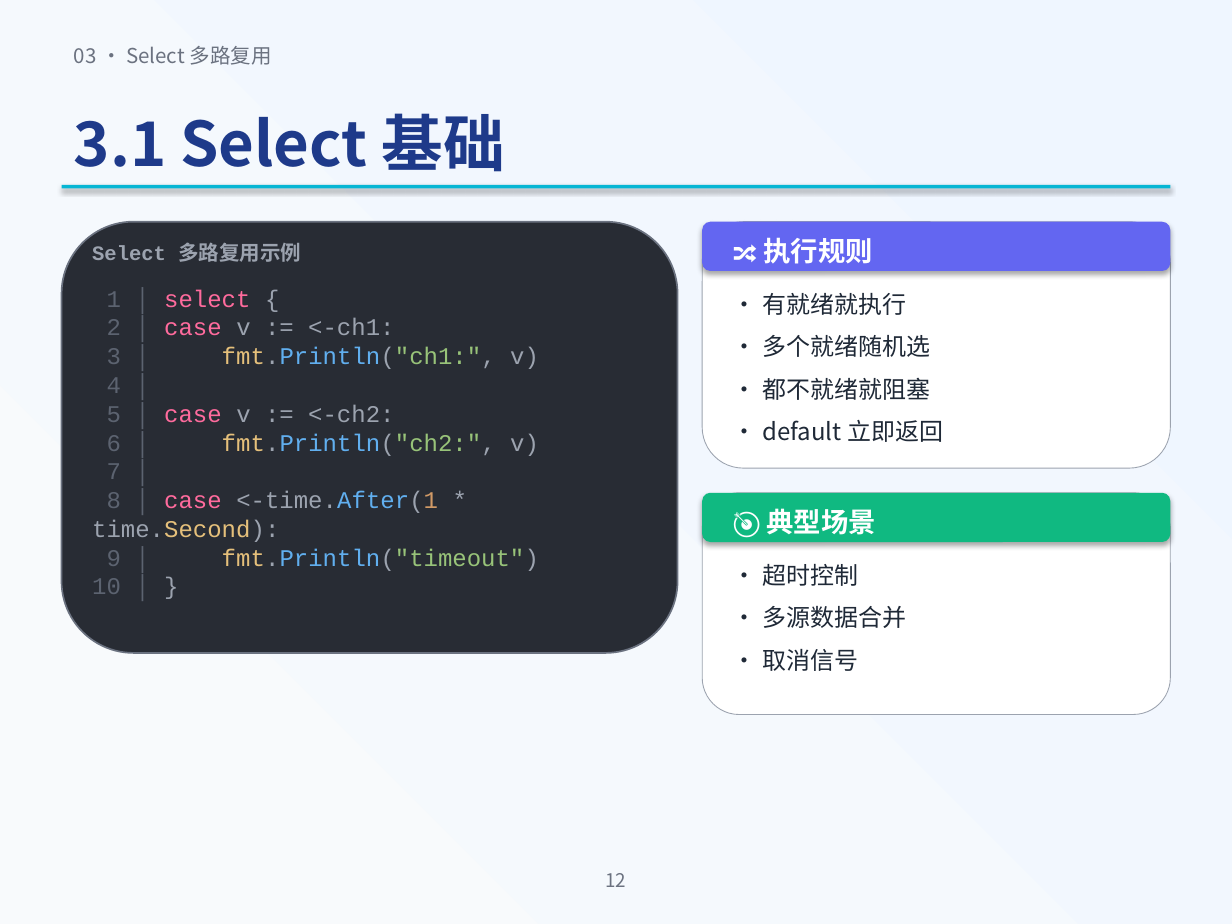
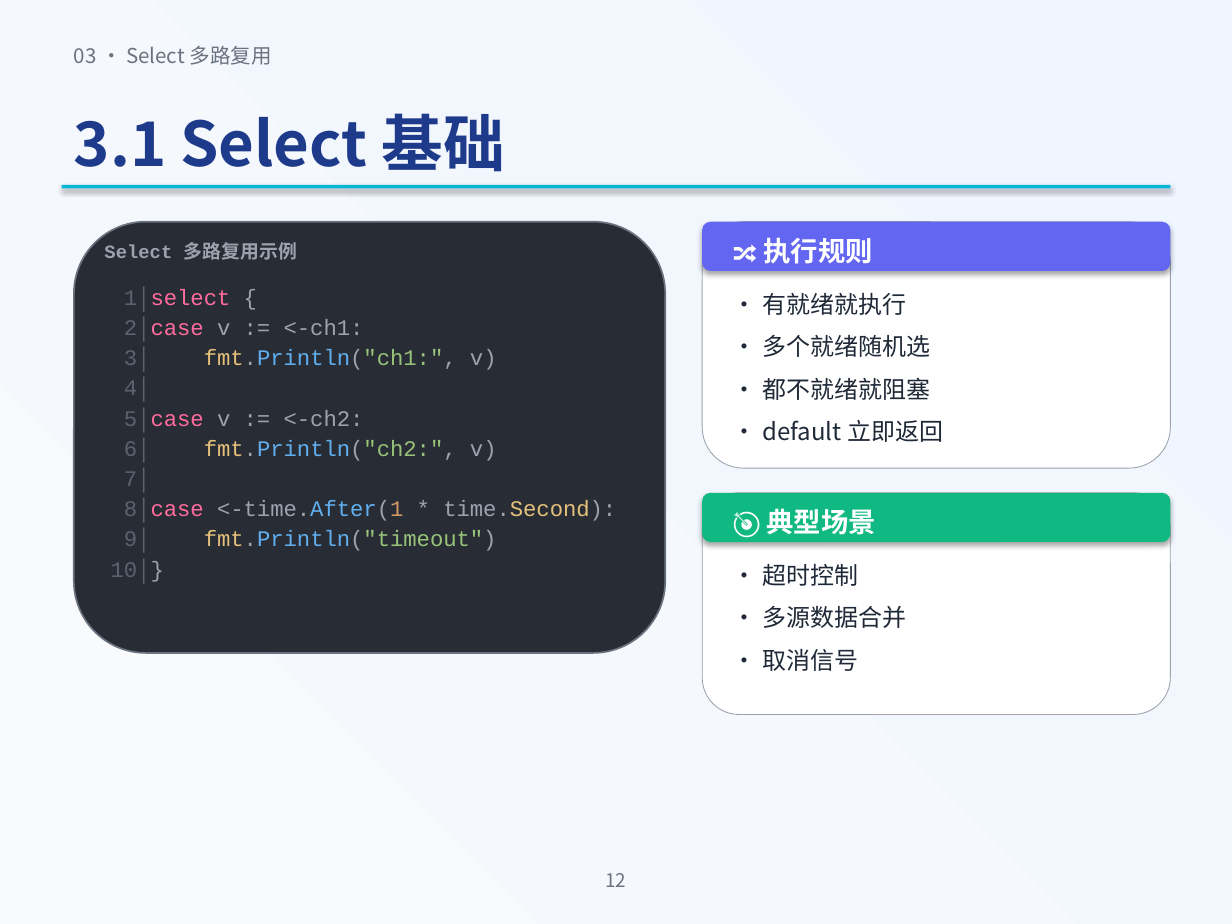
Before and after one commit to baiwangea/go-study, a slide deck: slide 10 of 03-go-concurrency/Go并发编程课程.pptx. Drawn at 1232x924 pixels with LibreOffice and Linux fonts; fonts in the diff are those of the drawing. Boxes give left, top, right and bottom in pixels: in the first picture for what was removed or moved away, otherwise in the second. Text is boxed around its words. In the diff, an @@ line names an element or a change of style, - is before the commit and + after.

```diff
--- a/03-go-concurrency/Go并发编程课程.pptx
+++ b/03-go-concurrency/Go并发编程课程.pptx
@@ rounded rectangle: place and size @@
-rounded rectangle at [62, 222, 678, 653]
+rounded rectangle at [74, 222, 665, 653]
@@ text "Select 多路复用示例": place and size @@
-text "Select 多路复用示例" at [92, 242, 301, 262]
+text "Select 多路复用示例" at [104, 242, 297, 260]
@@ text "Select 多路复用示例" at [104, 242, 297, 260]: size 12 to 11 pt @@
@@ text at [111, 289, 616, 583]: text changed; size 14 to 13 pt @@
-1 │ select {
-2 │ case v := <-ch1:
-3 │ fmt.Println("ch1:", v)
-4 │
-5 │ case v := <-ch2:
-6 │ fmt.Println("ch2:", v)
-7 │
-8 │ case <-time.After(1 * time.Second):
-9 │ fmt.Println("timeout")
-10 │ }
+1│select {
+2│case v := <-ch1:
+3│ fmt.Println("ch1:", v)
+4│
+5│case v := <-ch2:
+6│ fmt.Println("ch2:", v)
+7│
+8│case <-time.After(1 * time.Second):
+9│ fmt.Println("timeout")
+10│}
```
Also in this commit, not shown: 15 other slides changed, 1 other file.
